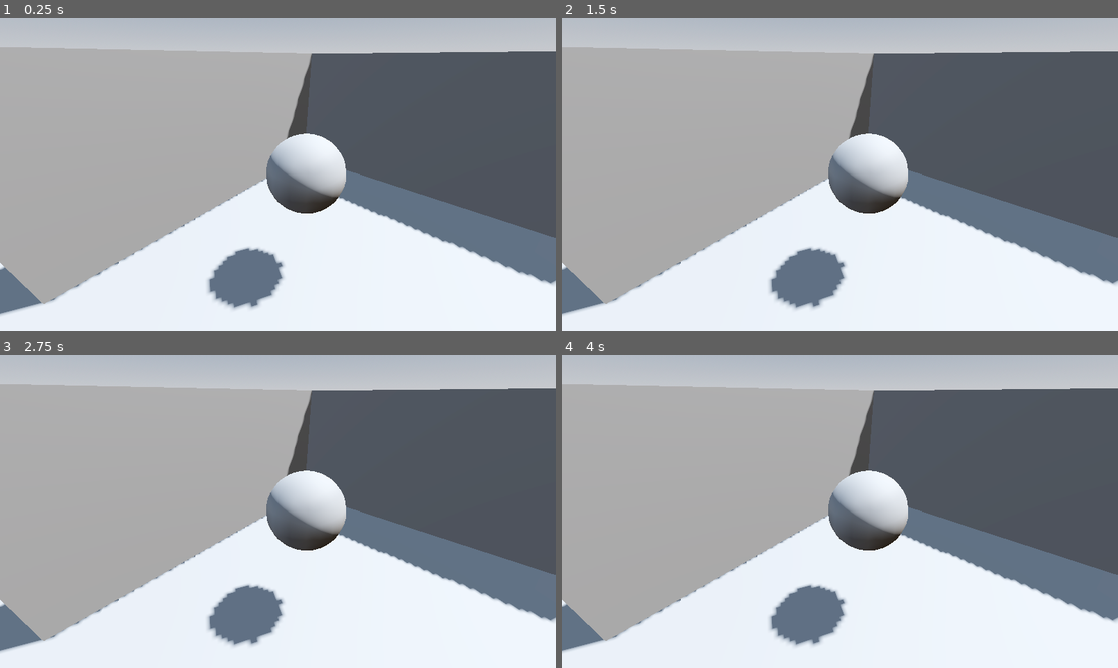
Above: before the commit, frames 1-4 (two rows, left to right).
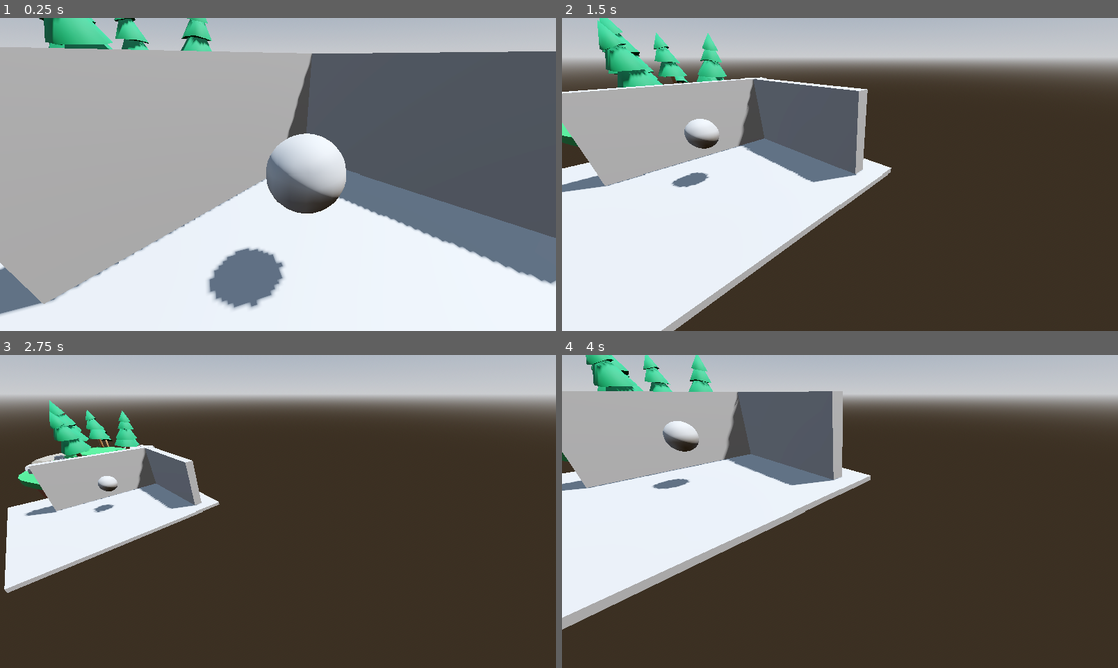
Above: after the commit, the same moments.

Repository: kam-zhan-yue/shaders
Game: Godot game, scene res://scenes/main.tscn
Same seed, same stepped clock (60 frames per second), same inputs: the game is played once before the commit and once after it. Before the commit the project has no main scene; this scene is started directly in both runs.
Inputs:
- Up to frame 1 (0.25 s): no input
- Up to frame 2 (1.5 s): tap Enter at 0.5 s; hold D (move_right, bound only after the commit) 0.53-1.28 s; hold S (move_down, bound only after the commit) from 1.28 s (still down)
- Up to frame 3 (2.75 s): release S (move_down, bound only after the commit) at 2.03 s; hold D (move_right, bound only after the commit) from 2.03 s (still down)
- Up to frame 4 (4 s): release D (move_right, bound only after the commit) at 2.78 s; hold W (move_up, bound only after the commit) 2.78-3.53 s; hold A (move_left, bound only after the commit) from 3.53 s (still down)

The runs differ from the first frame. In frame 1, 1.9% of the frame differs, in the area x 7-39%, y 0-11%; in frame 2, 74%; in frame 3, 85%, in the area x 0-100%, y 9-100%; in frame 4, 80%.
Error before the commit: Cannot call method 'storage_buffer_create' on a null value. (res://shaders/mobius_shader.gd:19)
Error after the commit: Cannot call method 'storage_buffer_create' on a null value. (res://shaders/mobius_shader.gd:26)

Commit message:
finally get sobel filter to somewhat work

Diff:
--- a/mobius/project.godot
+++ b/mobius/project.godot
@@ -11,6 +11,7 @@
 [application]
 
 config/name="Mobius"
+run/main_scene="uid://dy7trjvekxa4"
 config/features=PackedStringArray("4.5", "Forward Plus")
 config/icon="res://icon.svg"
 
@@ -21,3 +22,26 @@
 window/size/borderless=true
 window/size/always_on_top=true
 window/stretch/mode="viewport"
+
+[input]
+
+move_up={
+"deadzone": 0.2,
+"events": [Object(InputEventKey,"resource_local_to_scene":false,"resource_name":"","device":-1,"window_id":0,"alt_pressed":false,"shift_pressed":false,"ctrl_pressed":false,"meta_pressed":false,"pressed":false,"keycode":0,"physical_keycode":87,"key_label":0,"unicode":119,"location":0,"echo":false,"script":null)
+]
+}
+move_down={
+"deadzone": 0.2,
+"events": [Object(InputEventKey,"resource_local_to_scene":false,"resource_name":"","device":-1,"window_id":0,"alt_pressed":false,"shift_pressed":false,"ctrl_pressed":false,"meta_pressed":false,"pressed":false,"keycode":0,"physical_keycode":83,"key_label":0,"unicode":115,"location":0,"echo":false,"script":null)
+]
+}
+move_right={
+"deadzone": 0.2,
+"events": [Object(InputEventKey,"resource_local_to_scene":false,"resource_name":"","device":-1,"window_id":0,"alt_pressed":false,"shift_pressed":false,"ctrl_pressed":false,"meta_pressed":false,"pressed":false,"keycode":0,"physical_keycode":68,"key_label":0,"unicode":100,"location":0,"echo":false,"script":null)
+]
+}
+move_left={
+"deadzone": 0.2,
+"events": [Object(InputEventKey,"resource_local_to_scene":false,"resource_name":"","device":-1,"window_id":0,"alt_pressed":false,"shift_pressed":false,"ctrl_pressed":false,"meta_pressed":false,"pressed":false,"keycode":0,"physical_keycode":65,"key_label":0,"unicode":97,"location":0,"echo":false,"script":null)
+]
+}
--- /dev/null
+++ b/mobius/resources/mobius.tres
@@ -0,0 +1,19 @@
+[gd_resource type="CompositorEffect" script_class="MobiusShader" load_steps=2 format=3 uid="uid://cfmmb5epmogct"]
+
+[ext_resource type="Script" uid="uid://4sl6auwmoqiu" path="res://shaders/mobius_shader.gd" id="1_recbg"]
+
+[resource]
+resource_local_to_scene = false
+resource_name = ""
+enabled = true
+effect_callback_type = 4
+needs_motion_vectors = false
+needs_normal_roughness = true
+script = ExtResource("1_recbg")
+depth_threshold = 0.9
+depth_thickness = 1.0
+depth_strength = 10.0
+normal_threshold = 5.0
+normal_thickness = 1.0
+normal_strength = 0.1
+metadata/_custom_type_script = "uid://4sl6auwmoqiu"
--- a/mobius/scenes/main.tscn
+++ b/mobius/scenes/main.tscn
@@ -1,6 +1,8 @@
-[gd_scene load_steps=7 format=3 uid="uid://dy7trjvekxa4"]
+[gd_scene load_steps=8 format=3 uid="uid://dy7trjvekxa4"]
 
-[ext_resource type="Script" uid="uid://4sl6auwmoqiu" path="res://shaders/mobius_shader.gd" id="1_o5qli"]
+[ext_resource type="CompositorEffect" uid="uid://cfmmb5epmogct" path="res://resources/mobius.tres" id="1_sugp2"]
+[ext_resource type="Script" uid="uid://ddcf06f71rslx" path="res://scripts/camera_controls.gd" id="2_0wfyh"]
+[ext_resource type="PackedScene" uid="uid://dkbn6gy3j8stn" path="res://assets/scene.glb" id="3_sugp2"]
 
 [sub_resource type="ProceduralSkyMaterial" id="ProceduralSkyMaterial_sgp6g"]
 sky_horizon_color = Color(0.66224277, 0.6717428, 0.6867428, 1)
@@ -15,18 +17,8 @@
 tonemap_mode = 2
 glow_enabled = true
 
-[sub_resource type="CompositorEffect" id="CompositorEffect_0wfyh"]
-resource_local_to_scene = false
-resource_name = ""
-enabled = true
-effect_callback_type = 4
-needs_motion_vectors = false
-needs_normal_roughness = false
-script = ExtResource("1_o5qli")
-metadata/_custom_type_script = "uid://4sl6auwmoqiu"
-
 [sub_resource type="Compositor" id="Compositor_sugp2"]
-compositor_effects = Array[CompositorEffect]([SubResource("CompositorEffect_0wfyh")])
+compositor_effects = Array[CompositorEffect]([ExtResource("1_sugp2")])
 
 [node name="Main" type="Node3D"]
 
@@ -58,3 +50,7 @@
 
 [node name="Camera3D" type="Camera3D" parent="."]
 transform = Transform3D(0.7486665, -0.33080178, 0.574516, 0, 0.8666095, 0.49898696, -0.66294676, -0.37357482, 0.6488015, 1.5524861, 3.0449045, 1.8989153)
+script = ExtResource("2_0wfyh")
+
+[node name="scene" parent="." instance=ExtResource("3_sugp2")]
+transform = Transform3D(1, 0, 0, 0, 1, 0, 0, 0, 1, -11.355419, 0, -1.6466513)
--- /dev/null
+++ b/mobius/scripts/camera_controls.gd
@@ -0,0 +1,20 @@
+extends Camera3D
+
+@export var speed := 10.0
+
+var direction: Vector3
+
+# Called when the node enters the scene tree for the first time.
+func _ready() -> void:
+	pass # Replace with function body.
+
+
+# Called every frame. 'delta' is the elapsed time since the previous frame.
+func _process(delta: float) -> void:
+	var velocity := self.speed * self.direction * delta
+	var change := Vector3(velocity.x, velocity.y, 0.0)
+	global_position += change
+
+func _input(_event: InputEvent) -> void:
+	var input := Input.get_vector("move_left", "move_right", "move_up", "move_down")
+	self.direction = (transform.basis * Vector3(input.x, 0.0, input.y)).normalized()
--- a/mobius/shaders/mobius_shader.gd
+++ b/mobius/shaders/mobius_shader.gd
@@ -8,15 +8,30 @@
 var nearest_sampler: RID
 var parameter_storage_buffer: RID
 
+@export var depth_threshold := 0.0
+@export var depth_thickness := 0.0
+@export var depth_strength := 0.0
+@export var normal_threshold := 0.0
+@export var normal_thickness := 0.0
+@export var normal_strength := 0.0
+
 func _init() -> void:
 	effect_callback_type = EFFECT_CALLBACK_TYPE_POST_TRANSPARENT
 	rd = RenderingServer.get_rendering_device()
 	RenderingServer.call_on_render_thread(_initialise_compute)
 	var data := PackedFloat32Array()
-	data.resize(20)
+	data.resize(60)
 	data.fill(0)
 	var parameter_data := data.to_byte_array()
 	parameter_storage_buffer = rd.storage_buffer_create(parameter_data.size(), parameter_data)
+
+
+func get_sobel_parameters() -> PackedByteArray:
+	var depth_parameters := PackedFloat32Array([depth_threshold, depth_thickness, depth_strength])
+	var normal_parameters := PackedFloat32Array([normal_threshold, normal_thickness, normal_strength])
+	var parameter_data := depth_parameters.to_byte_array()
+	parameter_data.append_array(normal_parameters.to_byte_array())
+	return parameter_data
 
 
 func _notification(what: int) -> void:
@@ -68,13 +83,20 @@
 		for view in view_count:
 			var colour_buffer: RID = render_scene_buffers.get_color_layer(view)
 			var depth_buffer: RID = render_scene_buffers.get_depth_layer(view)
+			var normal_buffer: RID = render_scene_buffers.get_texture("forward_clustered", "normal_roughness")
 
 			var parameters := PackedFloat32Array([size.x, size.y, 0.0, 0.0])
 			var inv_proj_mat := scene_data.get_cam_projection().inverse()
 			var inv_proj_mat_array := PackedVector4Array([inv_proj_mat.x, inv_proj_mat.y, inv_proj_mat.z, inv_proj_mat.w])
 
+			var inv_view_mat := scene_data.get_view_projection(view).inverse()
+			var inv_view_mat_array := PackedVector4Array([inv_view_mat.x, inv_view_mat.y, inv_view_mat.z, inv_view_mat.w])
+			var sobel_parameters := get_sobel_parameters()
+
 			var parameter_data = parameters.to_byte_array()
 			parameter_data.append_array(inv_proj_mat_array.to_byte_array())
+			parameter_data.append_array(inv_view_mat_array.to_byte_array())
+			parameter_data.append_array(sobel_parameters)
 			rd.buffer_update(parameter_storage_buffer, 0, parameter_data.size(), parameter_data)
 
 			# Uniform Buffer
@@ -96,7 +118,14 @@
 			uniform_depth.add_id(nearest_sampler)
 			uniform_depth.add_id(depth_buffer)
 
-			var uniform_set := UniformSetCacheRD.get_cache(shader, 0, [storage_buffer, uniform_colour, uniform_depth])
+			# Depth Buffer
+			var uniform_normal := RDUniform.new()
+			uniform_normal.uniform_type = RenderingDevice.UNIFORM_TYPE_SAMPLER_WITH_TEXTURE
+			uniform_normal.binding = 3
+			uniform_normal.add_id(nearest_sampler)
+			uniform_normal.add_id(normal_buffer)
+
+			var uniform_set := UniformSetCacheRD.get_cache(shader, 0, [storage_buffer, uniform_colour, uniform_depth, uniform_normal])
 
 			# Run the compute shader
 			var compute_list := rd.compute_list_begin()
--- a/mobius/test.tscn
+++ /dev/null
@@ -1,3 +0,0 @@
-[gd_scene format=3 uid="uid://c3nyk2hysitme"]
-
-[node name="Test" type="Node3D"]
Binary file added: mobius/assets/scene.glb
Not shown, added: mobius/assets/scene.glb.import
Not shown, added: mobius/scripts/camera_controls.gd.uid
Not shown, changed: mobius/shaders/mobius_shader.glsl
